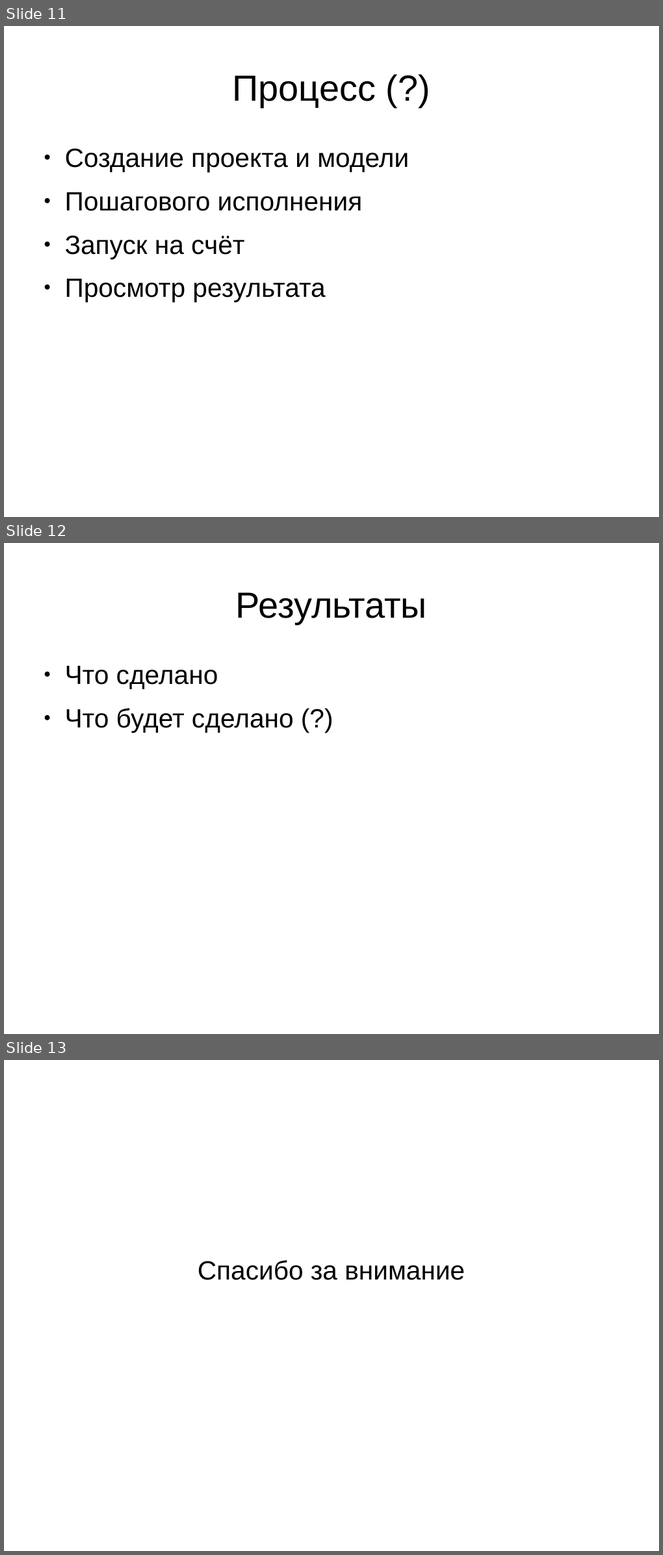
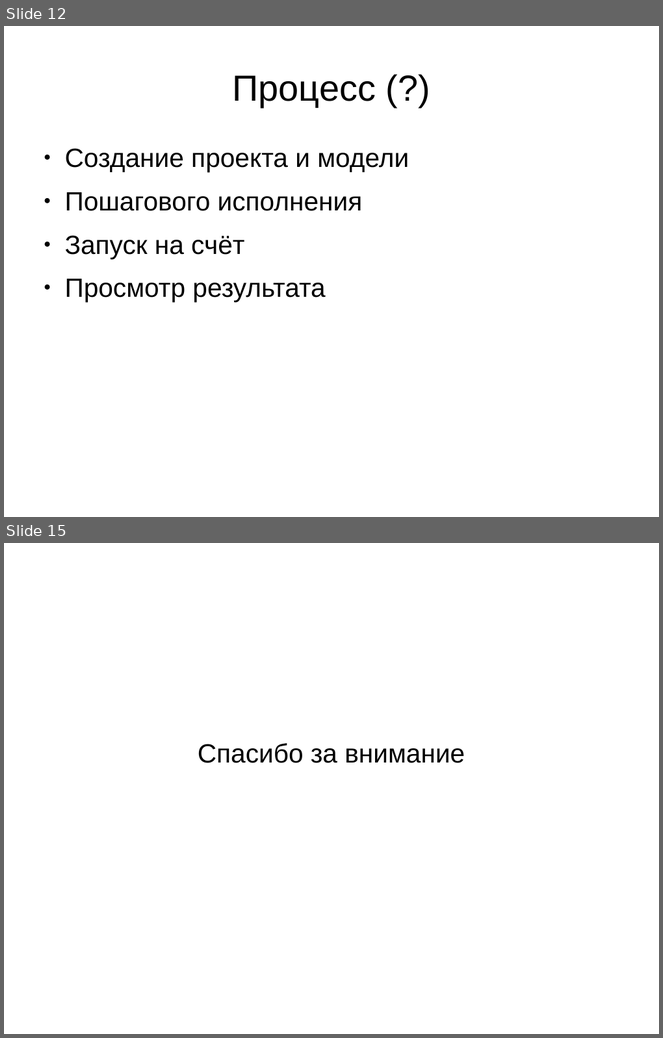
Before and after one commit to zaic/cavis, a slide deck: doc/issc.odp. Shown one above the other, each under a label of ours: slides 11, 12 and 13 before the commit, slides 12 and 15 after it; the slides between them are not shown. The pictures are 663x1555 and 663x1038 pixels, drawn with LibreOffice and Linux fonts; fonts in the diff are those of the drawing. Boxes give left, top, right and bottom in pixels: in the first picture for what was removed or moved away, otherwise in the second. Text is boxed around its words. In the diff, an @@ line names an element or a change of style, - is before the commit and + after.

```diff
--- a/doc/issc.odp
+++ b/doc/issc.odp
@@ slide 12 removed at (x1=4, y1=543, x2=659, y2=1034), background #FFFFFF @@
@@ title removed at (x1=236, y1=592, x2=427, y2=624) @@
-Результаты
@@ text removed at (x1=65, y1=666, x2=294, y2=733) @@
-● Что сделано
-● Что будет сделано (?)
@@ what was slide 11 is now slide 12 @@
@@ what was slide 13 is now slide 15 @@
```
Also in this commit, not shown: 4 slides changed, 5 slides added, 2 other slides removed, 4 other files.
